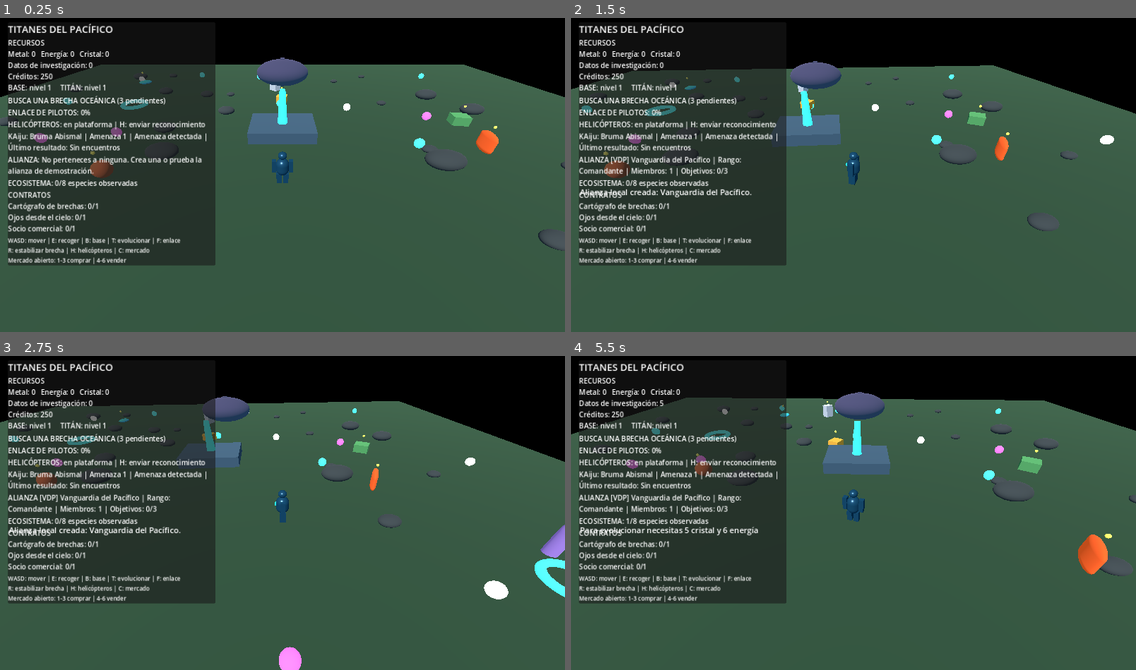
Above: before the commit, frames 1-4 (two rows, left to right).
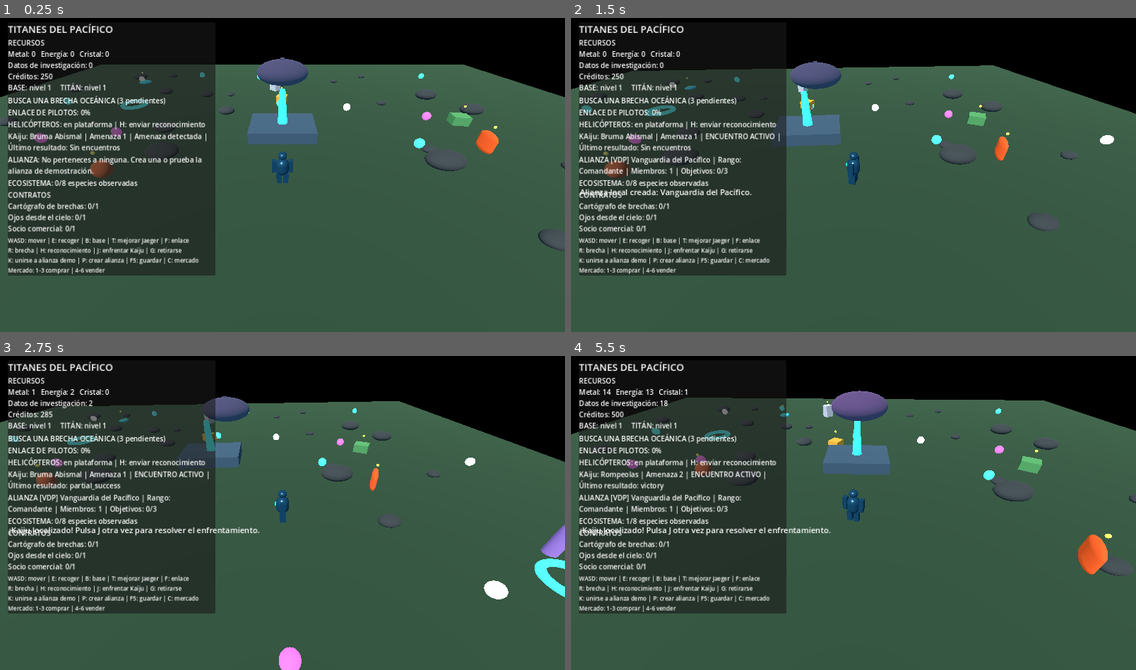
Above: after the commit, the same moments.

Repository: edwjacpinros2012-dev/Titanes-del-Pac-fico-
Game: Godot game, scene res://scenes/main.tscn
The game is run twice, just before and just after one commit, with the same random seed, the same clock (stepped at 60 frames per second) and the same inputs.
Inputs:
- Up to frame 1 (0.25 s): no input
- Up to frame 2 (1.5 s): hold D (move_right) 0.53-1.28 s; hold J (kaiju_engage) 0.53-1.28 s; hold S (move_back) from 1.28 s (still down); tap P (alliance_create) at 1.35 s
- Up to frame 3 (2.75 s): tap J (kaiju_engage) at 1.55, 2.3 s; release S (move_back) at 2.03 s; hold D (move_right) from 2.03 s (still down); hold K (alliance_join) from 2.03 s (still down)
- Up to frame 4 (5.5 s): tap J (kaiju_engage) at 2.75, 3.05, 3.5, 3.8, 4.25, 4.35, 5, 5.3 s; release D (move_right) at 2.78 s; release K (alliance_join) at 2.78 s; hold W (move_forward) 2.78-3.53 s; tap E (collect) at 2.85 s; hold T (evolve_titan) 3.53-4.28 s; hold A (move_left) 3.53-5.03 s; hold S (move_back) from 5.03 s (still down); hold G (kaiju_retreat) from 5.03 s (still down)

The runs differ from the first frame. In frame 1, 1.9% of the frame differs, in the area x 1-39%, y 69-83%; in frame 2, 2.1%; in frame 3, 2.8%; in frame 4, 3.4%, in the area x 1-57%, y 10-83%.

Commit message:
Add Kaiju encounter start step and update gameplay controls

Diff:
--- a/scripts/main.gd
+++ b/scripts/main.gd
@@ -85,7 +85,11 @@
 			market_label.visible = market_open
 		_show_status("Canal comercial abierto." if market_open else "Canal comercial cerrado.")
 	if event.is_action_pressed("kaiju_engage") and kaiju_war:
-		kaiju_war.resolve_battle("engage")
+		if not kaiju_war.is_encounter_active:
+			kaiju_war.begin_encounter()
+			_show_status("¡Kaiju localizado! Pulsa J otra vez para resolver el enfrentamiento.")
+		else:
+			kaiju_war.resolve_battle("engage")
 	if event.is_action_pressed("kaiju_retreat") and kaiju_war:
 		kaiju_war.resolve_battle("retreat")
 	if event.is_action_pressed("alliance_join") and alliance_manager:
@@ -455,7 +459,7 @@
 	market_label.visible = false
 	column.add_child(market_label)
 	var help := Label.new()
-	help.text = "WASD: mover | E: recoger | B: base | T: evolucionar | F: enlace\nR: estabilizar brecha | H: helicópteros | C: mercado\nMercado abierto: 1-3 comprar | 4-6 vender"
+	help.text = "WASD: mover | E: recoger | B: base | T: mejorar Jaeger | F: enlace\nR: brecha | H: reconocimiento | J: enfrentar Kaiju | G: retirarse\nK: unirse a alianza demo | P: crear alianza | F5: guardar | C: mercado\nMercado: 1-3 comprar | 4-6 vender"
 	help.add_theme_font_size_override("font_size", 13)
 	column.add_child(help)
 	status_label = Label.new()
